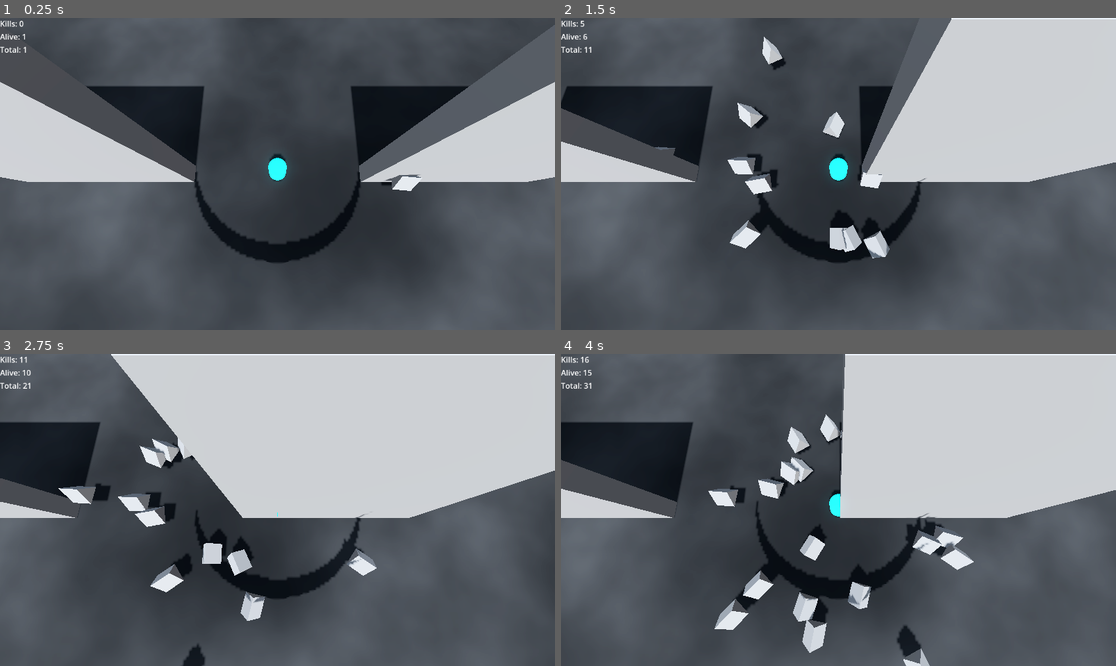
Above: before the commit, frames 1-4 (two rows, left to right).
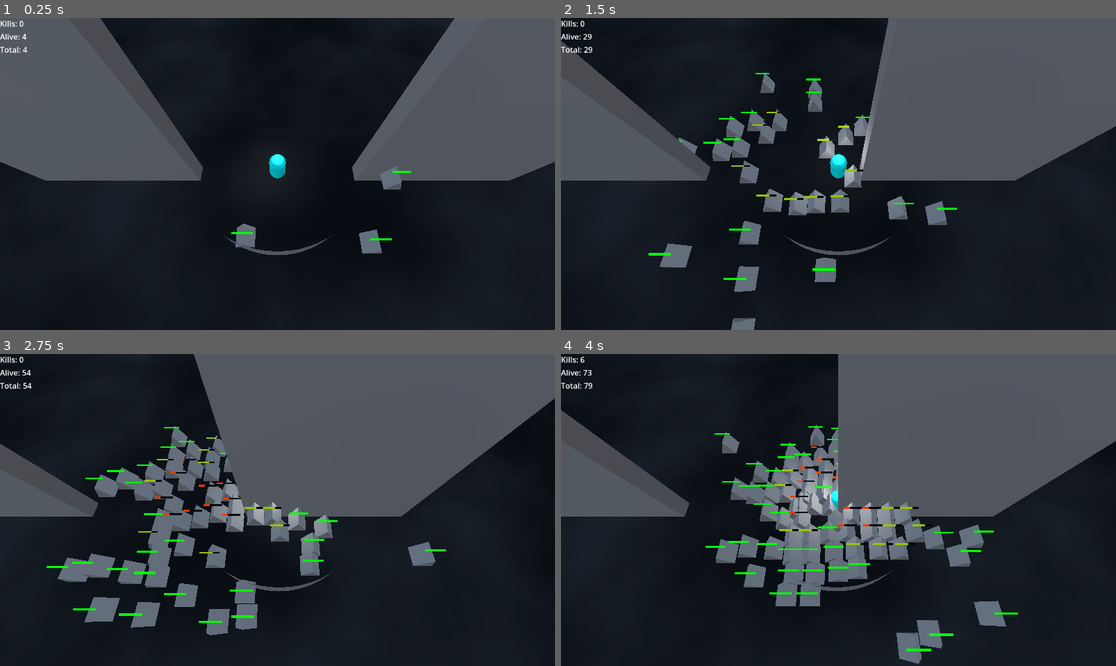
Above: after the commit, the same moments.

Repository: partkyle/GodotProjects
Game: Godot game, scene res://main.tscn
The game is run twice, just before and just after one commit, with the same random seed, the same clock (stepped at 60 frames per second) and the same inputs.
Inputs (mouse positions are in pixels of both pictures, inside the frame that each line leads up to):
- Up to frame 1 (0.25 s): no input
- Up to frame 2 (1.5 s): tap Enter (ui_accept) at 0.5, 0.77 s; move the mouse to (960, 158) at 0.52 s; hold D (move_right) 0.53-1.25 s; hold F 0.53-1.25 s; click (960, 158) at 0.67 s; drag from (727, 189) to (810, 236) at 1.27 s
- Up to frame 3 (2.75 s): move the mouse to (333, 441) at 2.02 s; hold D (move_right) from 2.03 s (still down); hold F from 2.03 s (still down)
- Up to frame 4 (4 s): release D (move_right) at 2.75 s; release F at 2.75 s; drag from (810, 572) to (672, 463) at 2.77 s; move the mouse to (1005, 556) at 3.52 s; hold A (move_left) from 3.53 s (still down); hold F from 3.53 s (still down); tap Enter (ui_accept) at 3.77 s

The runs differ from the first frame. In frame 1, 81% of the frame differs, in the area x 0-100%, y 0-100%; in frame 2, 90%; in frame 3, 94%; in frame 4, 94%.

Commit message:
healthbar as a quad with a shader

Diff:
--- a/RetroSurvivor/EnemySpawner.gd
+++ b/RetroSurvivor/EnemySpawner.gd
@@ -4,8 +4,11 @@
 @export var spawn_area_x := Vector2(-10, 10)
 @export var spawn_area_y := Vector2(-10, 10)
 @export var spawn_radius := Vector2(4, 10)
+@export var max_count := 25
 
 @onready var player = $"../Player"
+
+var total := 0
 
 func spawn_enemy():
 	var new_enemy = enemy.instantiate()
@@ -16,7 +19,16 @@
 	new_enemy.target = player
 
 func _on_timer_timeout():
-	spawn_enemy()
+	if total < max_count:
+		spawn_enemy()
 
 func random_direction() -> Vector3:
 	return Vector3(randf_range(-1.0, 1.0), 0.0, randf_range(-1.0, 1.0)).normalized()
+
+
+func _on_signal_bus_enemy_spawned(enemy):
+	total+=1
+
+
+func _on_signal_bus_enemy_died(enemy):
+	total-=1
--- /dev/null
+++ b/RetroSurvivor/HealthBar.gd
@@ -0,0 +1,7 @@
+class_name HealthBar
+extends Node3D
+
+@onready var mesh : MeshInstance3D = $MeshInstance3D
+
+func set_health_percent(percent: float):
+	mesh.material_override.set_shader_parameter('health_percent', percent)
--- a/RetroSurvivor/aura_attack.gd
+++ b/RetroSurvivor/aura_attack.gd
@@ -1,7 +1,7 @@
 extends Node3D
 class_name AuraAttack
 
-@export var damage := 100
+@export var damage := 10
 @export var size := 5.0 :
 	set(value):
 		size = value
--- a/RetroSurvivor/enemy.gd
+++ b/RetroSurvivor/enemy.gd
@@ -6,15 +6,17 @@
 
 @onready var mesh := $MeshInstance3D
 @onready var collider := $CollisionShape3D
+@onready var health_bar : HealthBar  = $HealthBar
 
 var target : Node3D
 
-var health := 100 :
+var max_health := 30
+var health := max_health :
 	set(value):
 		health = value
 		mesh.material_override.set_shader_parameter('mix_amount', 1.0-float(health)/float(max_health))
+		health_bar.set_health_percent(float(health)/float(max_health))
 
-var max_health := 100
 
 var signal_bus : SignalBus
 
@@ -23,29 +25,29 @@
 	if health <= 0:
 		die()
 
+#func _process(delta):
+	#if target:
+		#var direction = target.transform.origin - transform.origin
+		#transform.origin = transform.origin.move_toward(target.transform.origin, SPEED * delta)
+
 func _physics_process(delta):
+	 #need to figure out if colliders is correct
 	if target:
-		var direction = target.transform.origin - transform.origin
-		transform = transform.looking_at(target.transform.origin, Vector3.UP)
-		transform.origin = transform.origin.move_toward(target.transform.origin, SPEED * delta)
-
-	# need to figure out if colliders is correct
-	#if target:
-		#var direction := transform.basis * (target.transform.origin - transform.origin)
-		#print(direction, ' ', direction.length())
-		#if direction.length() > EPISLON:
-			#velocity = Vector3(direction.x, 0.0, direction.z).normalized() * SPEED
-		#else:
-			#velocity.x = move_toward(velocity.x, 0.0, SPEED)
-			#velocity.y = move_toward(velocity.y, 0.0, SPEED)
-	#move_and_slide()
+		var direction := transform.basis * (target.transform.origin - transform.origin)
+		if direction.length() > EPISLON:
+			velocity = Vector3(direction.x, 0.0, direction.z).normalized() * SPEED
+		else:
+			velocity.x = move_toward(velocity.x, 0.0, SPEED)
+			velocity.y = move_toward(velocity.y, 0.0, SPEED)
+	move_and_slide()
 
 
 func set_signal_bus(bus: SignalBus):
 	signal_bus = bus
 
 func die():
-	collider.free()
+	collider.queue_free()
+	health_bar.queue_free()
 	signal_bus.enemy_died.emit(self)
 	target = null
 	create_tween().set_ease(Tween.EASE_OUT).tween_method(set_dissolve_height, 1.0, 0.0, 1.2).connect('finished', func() : queue_free())
--- a/RetroSurvivor/enemy.tscn
+++ b/RetroSurvivor/enemy.tscn
@@ -1,12 +1,24 @@
-[gd_scene load_steps=5 format=3 uid="uid://catxiq3pmdnu3"]
+[gd_scene load_steps=9 format=3 uid="uid://catxiq3pmdnu3"]
 
 [ext_resource type="Script" path="res://enemy.gd" id="1_fpeth"]
 [ext_resource type="Material" uid="uid://dsqbuxvv5ubi5" path="res://enemy_shader.tres" id="2_g8d63"]
+[ext_resource type="Script" path="res://HealthBar.gd" id="3_o40gu"]
+[ext_resource type="Shader" path="res://shaders/healthbar.gdshader" id="4_p6ens"]
 
 [sub_resource type="PrismMesh" id="PrismMesh_ojv4n"]
 
-[sub_resource type="ConvexPolygonShape3D" id="ConvexPolygonShape3D_54sl2"]
-points = PackedVector3Array(-0.5, -0.5, -0.5, 0.0146517, 0.470697, 0.470697, 0.0735213, 0.352957, 0.47061, -0.5, -0.5, 0.5, 0.5, -0.5, -0.5, -0.0146517, 0.470697, -0.470697, 0.5, -0.5, 0.5, -0.0146517, 0.470697, 0.470697, 0.0146517, 0.470697, -0.470697)
+[sub_resource type="BoxShape3D" id="BoxShape3D_d5r3c"]
+
+[sub_resource type="ShaderMaterial" id="ShaderMaterial_6jkei"]
+resource_local_to_scene = true
+render_priority = 0
+shader = ExtResource("4_p6ens")
+shader_parameter/health_percent = 1.0
+shader_parameter/healthy_color = Color(0, 1, 0, 1)
+shader_parameter/injured_color = Color(1, 0, 0, 1)
+
+[sub_resource type="QuadMesh" id="QuadMesh_3dr3f"]
+size = Vector2(1, 0.1)
 
 [node name="Enemy" type="CharacterBody3D"]
 collision_layer = 6
@@ -20,4 +32,12 @@
 
 [node name="CollisionShape3D" type="CollisionShape3D" parent="."]
 transform = Transform3D(1, 0, 0, 0, 1, 0, 0, 0, 1, 0, 1.5, 0)
-shape = SubResource("ConvexPolygonShape3D_54sl2")
+shape = SubResource("BoxShape3D_d5r3c")
+
+[node name="HealthBar" type="Node3D" parent="."]
+script = ExtResource("3_o40gu")
+
+[node name="MeshInstance3D" type="MeshInstance3D" parent="HealthBar"]
+transform = Transform3D(1, 0, 0, 0, 1, 0, 0, 0, 1, 0, 2.25, 0)
+material_override = SubResource("ShaderMaterial_6jkei")
+mesh = SubResource("QuadMesh_3dr3f")
--- a/RetroSurvivor/enemy_shader.tres
+++ b/RetroSurvivor/enemy_shader.tres
@@ -11,8 +11,8 @@
 resource_local_to_scene = true
 render_priority = 0
 shader = ExtResource("1_6i3it")
-shader_parameter/start_color = Color(0, 1, 0, 1)
-shader_parameter/end_color = Color(1, 0, 0, 1)
+shader_parameter/start_color = Color(1, 0, 0, 1)
+shader_parameter/end_color = Color(0, 0, 0, 1)
 shader_parameter/mix_amount = 0.0
 shader_parameter/dissolve_height = 1.0
 shader_parameter/noise_scale = 0.5
--- a/RetroSurvivor/main.tscn
+++ b/RetroSurvivor/main.tscn
@@ -47,12 +47,8 @@
 [node name="WorldEnvironment" type="WorldEnvironment" parent="."]
 environment = SubResource("Environment_73ap4")
 
-[node name="DirectionalLight3D" type="DirectionalLight3D" parent="."]
-transform = Transform3D(1, 0, 0, 0, 0.5, 0.866025, 0, -0.866025, 0.5, 0.0255684, 42.3907, 86.993)
-shadow_enabled = true
-
 [node name="MainCamera" type="Camera3D" parent="."]
-transform = Transform3D(0.999982, 0, 0, 0, 0.242525, 0.970095, 0, -0.970099, 0.242524, 0, 12, 3)
+transform = Transform3D(1, 0, 0, 0, 0.447214, 0.894427, 0, -0.894427, 0.447214, 0, 12, 6)
 
 [node name="PhantomCameraHost" type="Node" parent="MainCamera"]
 script = ExtResource("8_u5wcs")
@@ -69,30 +65,16 @@
 
 [node name="Player" parent="." instance=ExtResource("1_nlt3c")]
 
-[node name="PhantomCamera3D" type="Node3D" parent="Player"]
-transform = Transform3D(0.999982, 0, 0, 0, 0.242525, 0.970095, 0, -0.970099, 0.242524, 0, 12, 3)
-script = ExtResource("1_2e6lc")
-priority_override = false
-priority = 0
-follow_mode = 2
-follow_target = NodePath("..")
-follow_parameters/target_offset = Vector3(0, 12, 3)
-follow_parameters/damping = true
-follow_parameters/damping_value = 5.567
-look_at_mode = 2
-look_at_target = NodePath("..")
-look_at_parameters/look_at_target_offset = Vector3(0, 0, 0)
-tween_parameters = null
-tween_on_load = false
-inactive_update_mode = 0
-camera_3D_resource = null
+[node name="OmniLight3D" type="OmniLight3D" parent="Player"]
+transform = Transform3D(1, 0, 0, 0, 1, 0, 0, 0, 1, 0, 2.30358, 0)
 
 [node name="EnemySpawner" type="Node3D" parent="."]
 script = ExtResource("3_6h5fq")
 enemy = ExtResource("2_ebo8w")
+max_count = 200
 
 [node name="Timer" type="Timer" parent="EnemySpawner"]
-wait_time = 0.125
+wait_time = 0.05
 autostart = true
 
 [node name="SignalBus" type="Node3D" parent="."]
@@ -152,7 +134,26 @@
 transform = Transform3D(1, 0, 0, 0, 1, 0, 0, 0, 1, 0, 5, 0)
 shape = SubResource("BoxShape3D_lgyxo")
 
+[node name="PhantomCamera3D" type="Node3D" parent="."]
+transform = Transform3D(1, 0, 0, 0, 0.447214, 0.894427, 0, -0.894427, 0.447214, 0, 12, 6)
+script = ExtResource("1_2e6lc")
+priority_override = false
+priority = 0
+follow_mode = 2
+follow_target = NodePath("../Player")
+follow_parameters/target_offset = Vector3(0, 12, 6)
+follow_parameters/damping = false
+look_at_mode = 2
+look_at_target = NodePath("../Player")
+look_at_parameters/look_at_target_offset = Vector3(0, 0, 0)
+tween_parameters = null
+tween_on_load = false
+inactive_update_mode = 0
+camera_3D_resource = null
+
 [connection signal="timeout" from="EnemySpawner/Timer" to="EnemySpawner" method="_on_timer_timeout"]
 [connection signal="enemy_died" from="SignalBus" to="Player" method="_on_signal_bus_enemy_died"]
+[connection signal="enemy_died" from="SignalBus" to="EnemySpawner" method="_on_signal_bus_enemy_died"]
 [connection signal="enemy_died" from="SignalBus" to="UI" method="_on_signal_bus_enemy_died"]
+[connection signal="enemy_spawned" from="SignalBus" to="EnemySpawner" method="_on_signal_bus_enemy_spawned"]
 [connection signal="enemy_spawned" from="SignalBus" to="UI" method="_on_signal_bus_enemy_spawned"]
--- a/RetroSurvivor/project.godot
+++ b/RetroSurvivor/project.godot
@@ -14,6 +14,10 @@
 run/main_scene="res://main.tscn"
 config/features=PackedStringArray("4.2", "Forward Plus")
 config/icon="res://icon.svg"
+
+[display]
+
+window/size/always_on_top=true
 
 [editor_plugins]
 
--- /dev/null
+++ b/RetroSurvivor/shaders/healthbar.gdshader
@@ -0,0 +1,25 @@
+shader_type spatial;
+
+uniform float health_percent : hint_range(0.0, 1.0, 0.01) = 1.0;
+
+uniform vec3 healthy_color : source_color = vec3(0.0, 1.0, 0.0);
+uniform vec3 injured_color : source_color = vec3(1.0, 0.0, 0.0);
+
+
+void vertex() {
+    mat4 modified_model_view = VIEW_MATRIX * mat4(
+        INV_VIEW_MATRIX[0],
+        INV_VIEW_MATRIX[1],
+        INV_VIEW_MATRIX[2],
+        MODEL_MATRIX[3]
+    );
+    MODELVIEW_MATRIX = modified_model_view;
+}
+
+void fragment() {
+	float xval = UV.x;
+	float injured_percent = 1.0 - health_percent;
+	ALBEDO = step(injured_percent, 1.0-xval) * mix(healthy_color, injured_color, injured_percent * 1.25);
+	EMISSION = ALBEDO;
+	ALPHA = 0.99;
+}
Binary file added: RetroSurvivor/assets/healthbar-healthy.png
Not shown, added: RetroSurvivor/assets/healthbar-healthy.png.import
Binary file added: RetroSurvivor/assets/healthbar-injured.png
Not shown, added: RetroSurvivor/assets/healthbar-injured.png.import
